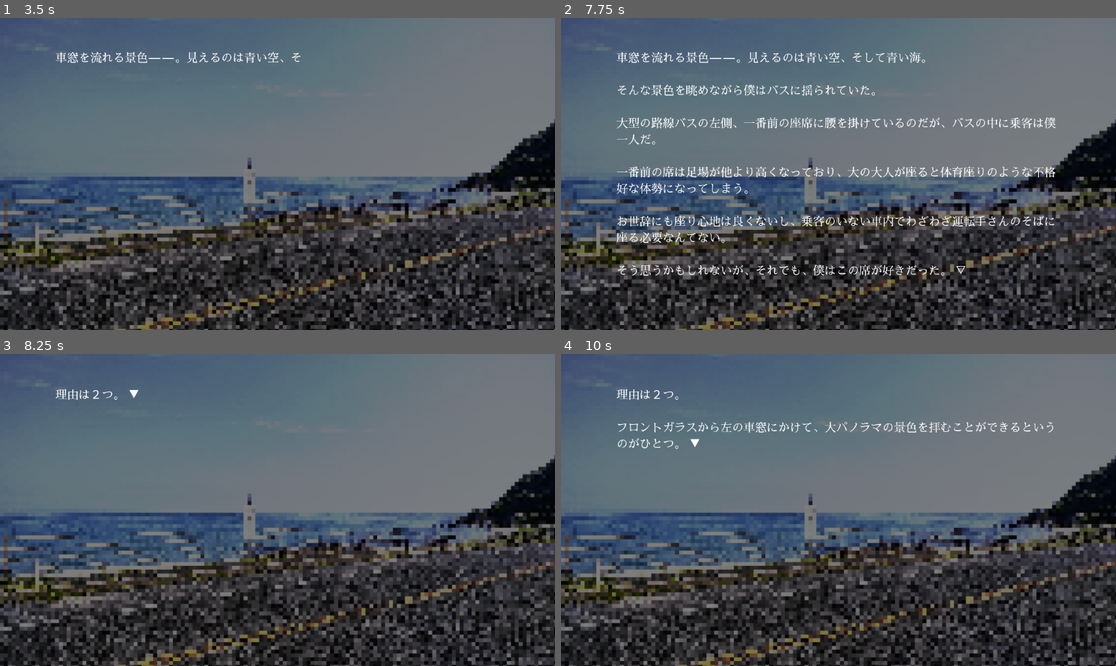
Above: before the commit, frames 1-4 (two rows, left to right).
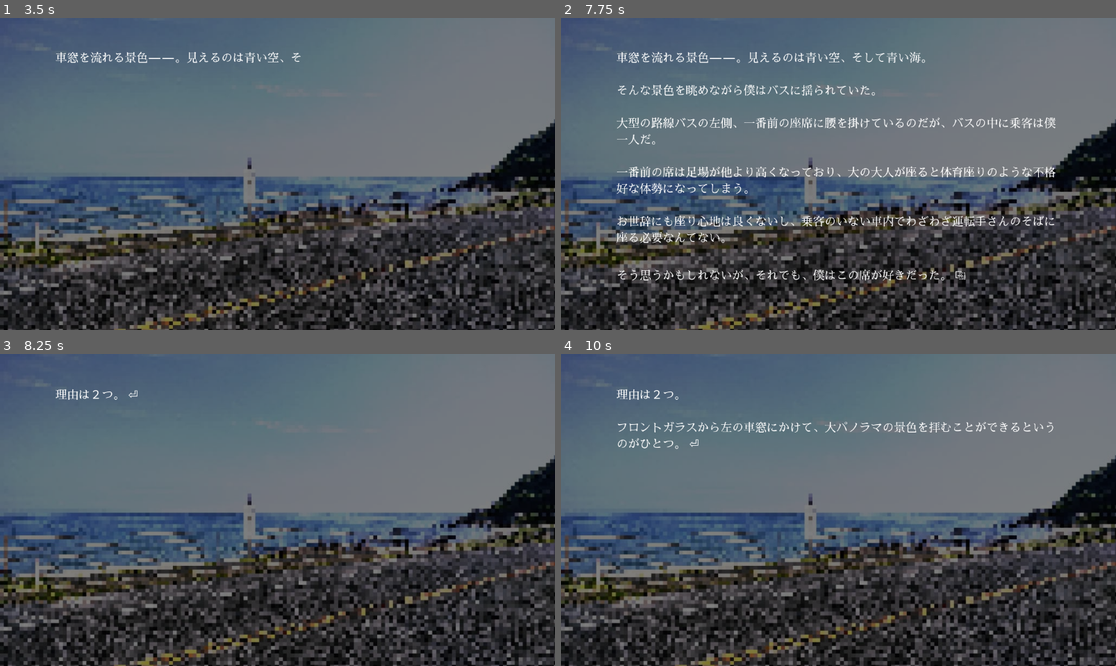
Above: after the commit, the same moments.

Repository: azukigame-s/kiminokoe
Game: Godot game, scene res://scenes/title_scene.tscn
Same seed, same stepped clock (60 frames per second), same inputs: the game is played once before the commit and once after it.
Inputs (mouse positions are in pixels of both pictures, inside the frame that each line leads up to):
- Up to frame 1 (3.5 s): click "ゲームを始める" at 0.5 s; tap Enter at 1.25, 1.35 s; move the mouse to (399, 158) at 1.27 s; hold D 1.28-2.03 s; click (399, 158) at 1.42 s; tap Space at 1.52, 2.27 s; move the mouse to (166, 189) at 2.02 s; hold Down 2.03-2.78 s; tap B at 2.1 s; move the mouse to (333, 105) at 2.77 s; hold D from 2.78 s (still down); tap C at 2.85 s
- Up to frame 2 (7.75 s): move the mouse to (810, 236) at 3.52 s; release D at 3.53 s; hold Up 3.53-4.28 s; tap E at 3.6 s; click (810, 236) at 3.67 s; tap Space at 3.77, 4.52, 5, 5.27, 6.77, 7.25, 7.52 s; move the mouse to (1005, 220) at 4.27 s; hold A 4.28-5.78 s; tap T at 4.35 s; move the mouse to (672, 127) at 5.02 s; tap Ctrl at 5.1 s; tap Enter at 5.75, 5.85 s; move the mouse to (866, 174) at 5.77 s; hold Down 5.78-6.53 s; click (866, 174) at 5.92 s; move the mouse to (755, 96) at 6.52 s; hold D 6.53-7.28 s; tap B at 6.6 s; move the mouse to (960, 158) at 7.27 s; hold Up from 7.28 s (still down); tap C at 7.35 s
- Up to frame 3 (8.25 s): tap Enter at 8 s; move the mouse to (166, 525) at 8.02 s; release Up at 8.03 s; hold D from 8.03 s (still down); tap E at 8.1 s; click (166, 525) at 8.17 s
- Up to frame 4 (10 s): tap Space at 8.27, 9.77 s; move the mouse to (894, 441) at 8.77 s; release D at 8.78 s; hold Down 8.78-9.53 s; tap T at 8.85 s; move the mouse to (810, 572) at 9.52 s; hold A from 9.53 s (still down); tap Ctrl at 9.6 s

Frame 1 is identical in both runs. In frame 2, 1.1% of the frame differs, in the area x 10-73%, y 79-85%; in frame 3, less than 0.1%; in frame 4, less than 0.1%.

Commit message:
🩹 インジケーターのアイコンを旧システムの形に修正

Diff:
--- a/scripts/ui/text_display.gd
+++ b/scripts/ui/text_display.gd
@@ -203,8 +203,8 @@
 			display_text = _full_page_text
 			if _state == State.WAITING and _indicator_visible:
 				if _go_next:
-					display_text += " ▽"
+					display_text += " ⎘"  # ページ送り（旧システムのpage_indicator_symbol）
 				else:
-					display_text += " ▼"
+					display_text += " ⏎"  # 通常の文字送り（旧システムのindicator_symbol）
 
 	text_label.text = display_text
